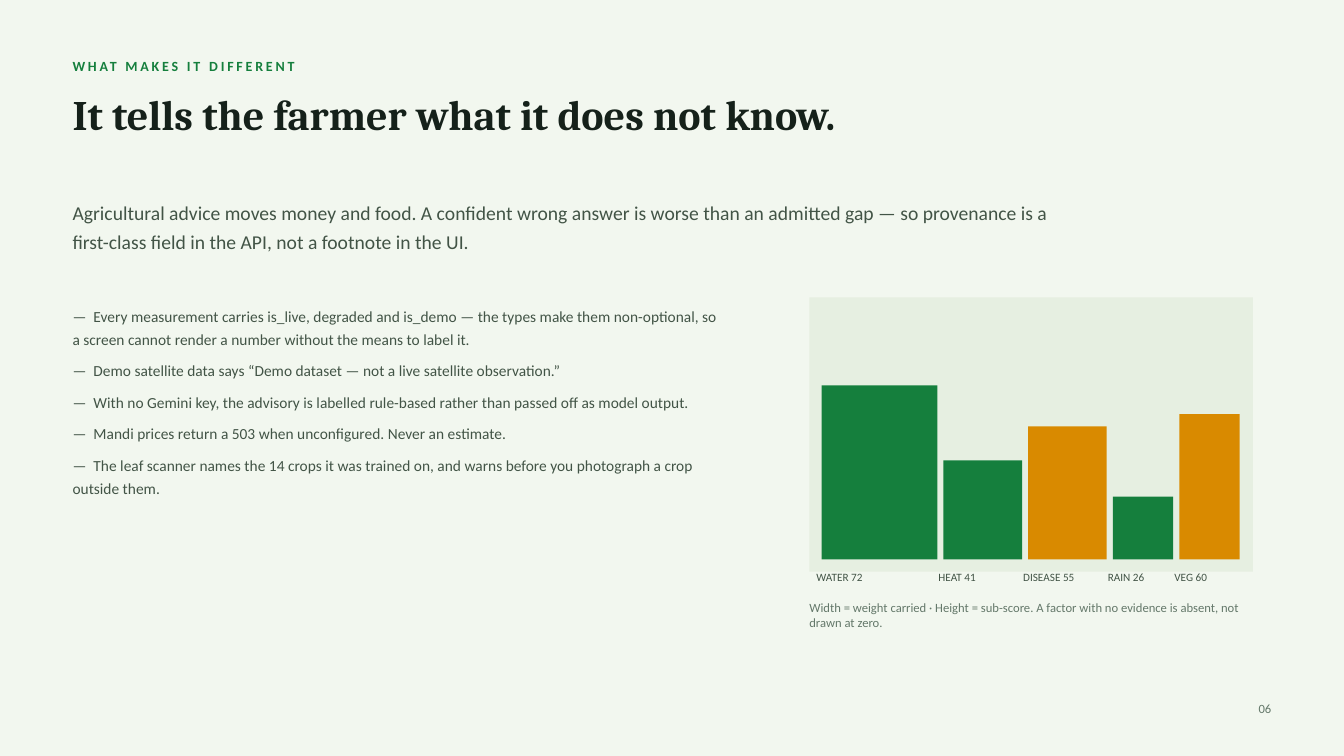
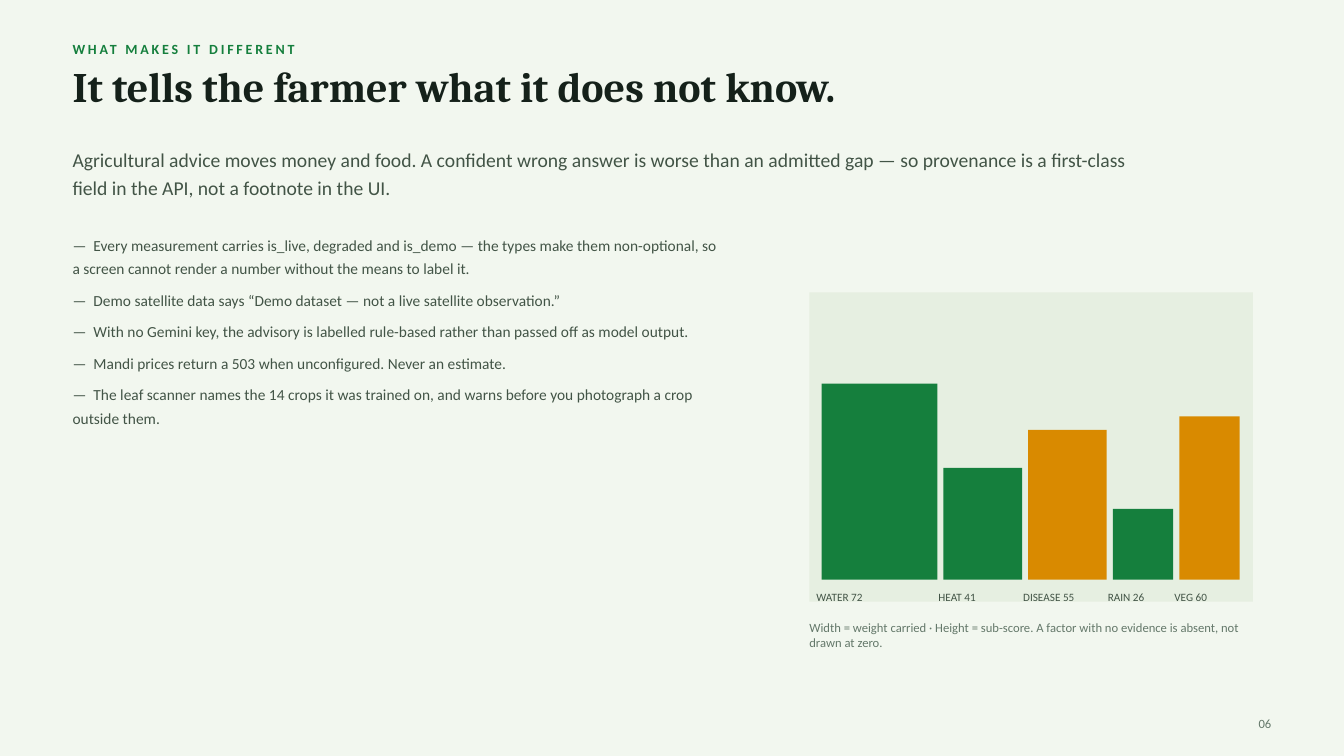
Before and after one commit to AkshatSharmaXD/AgriMitra-Climate, a slide deck: slide 6 of docs/AgriMitra-Climate-Deck.pptx. Drawn at 1344x756 pixels with LibreOffice and Linux fonts; fonts in the diff are those of the drawing. Boxes give left, top, right and bottom in pixels: in the first picture for what was removed or moved away, otherwise in the second. Text is boxed around its words. In the diff, an @@ line names an element or a change of style, - is before the commit and + after.

```diff
--- a/docs/AgriMitra-Climate-Deck.pptx
+++ b/docs/AgriMitra-Climate-Deck.pptx
@@ text "WHAT MAKES IT DIFFERENT": place and size @@
-text "WHAT MAKES IT DIFFERENT" at box(73, 50, 1271, 81)
+text "WHAT MAKES IT DIFFERENT" at box(73, 34, 1271, 63)
@@ text "It tells the farmer what ...": place and size @@
-text "It tells the farmer what ..." at box(73, 100, 835, 131)
+text "It tells the farmer what ..." at box(73, 72, 835, 103)
@@ text "Agricultural advice moves money and ..." rewrapped from box(73, 206, 1046, 251) to box(73, 153, 1125, 198) @@
@@ text "— Every measurement carries is_live, ...": place and size @@
-text "— Every measurement carries is_live, ..." at box(73, 311, 716, 494)
+text "— Every measurement carries is_live, ..." at box(73, 240, 716, 424)
@@ rectangle: place and size @@
-rectangle at box(810, 297, 1253, 572)
+rectangle at box(810, 292, 1253, 602)
@@ rectangle: place and size @@
-rectangle at box(822, 385, 938, 560)
+rectangle at box(822, 384, 938, 580)
@@ rectangle: place and size @@
-rectangle at box(1180, 414, 1240, 560)
+rectangle at box(1180, 416, 1240, 580)
@@ rectangle: place and size @@
-rectangle at box(1028, 426, 1107, 560)
+rectangle at box(1028, 430, 1107, 580)
@@ rectangle: place and size @@
-rectangle at box(944, 461, 1022, 560)
+rectangle at box(944, 468, 1022, 580)
@@ rectangle: place and size @@
-rectangle at box(1113, 497, 1174, 560)
+rectangle at box(1113, 509, 1174, 580)
@@ 5 texts: place and size @@
-5 texts at box(816, 573, 1207, 581)
+5 texts at box(816, 593, 1207, 601)
@@ text "Width = weight carried · ...": place and size @@
-text "Width = weight carried · ..." at box(809, 603, 1239, 627)
+text "Width = weight carried · ..." at box(809, 623, 1239, 647)
@@ text "06": place and size @@
-text "06" at box(1259, 704, 1272, 713)
+text "06" at box(1259, 719, 1272, 728)
```
Also in this commit, not shown: 12 other slides changed, 6 slides added, 2 other files.
